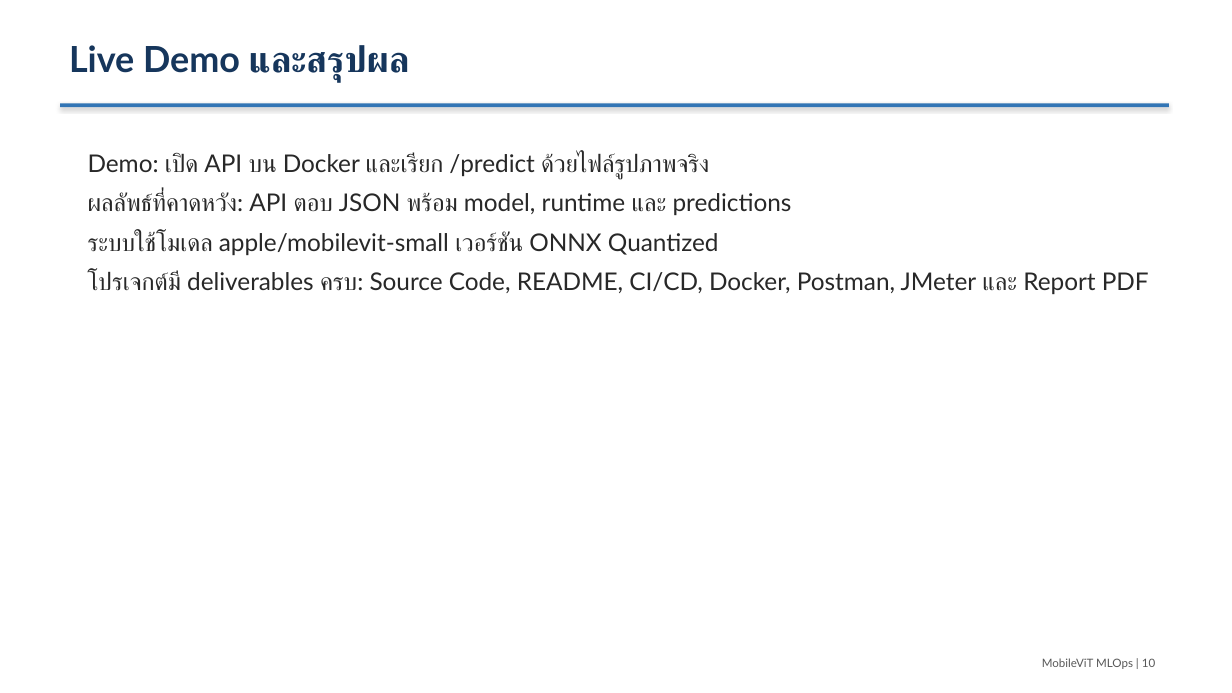
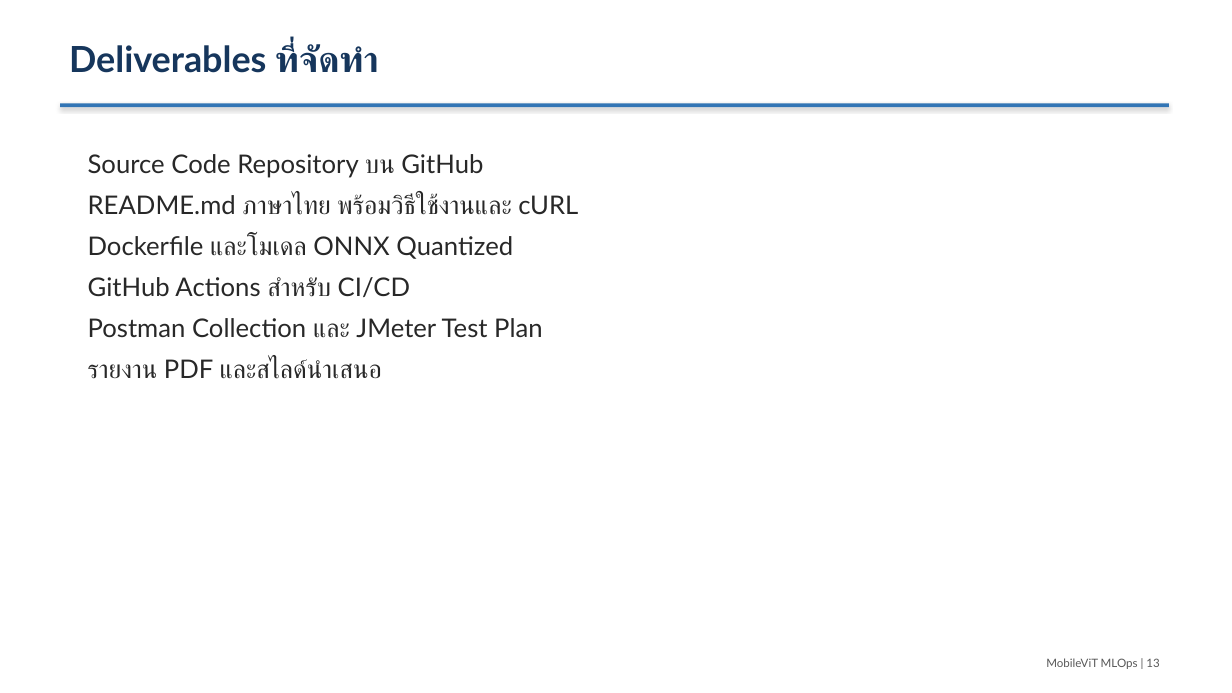
Before and after one commit to Tanasphon/AIE_MLOP_project, a slide deck: slide 13 of presentation/mobilevit_mlops_presentation.pptx (slide 10 before the commit). Drawn at 1232x693 pixels with LibreOffice and Linux fonts; fonts in the diff are those of the drawing. Boxes give left, top, right and bottom in pixels: in the first picture for what was removed or moved away, otherwise in the second. Text is boxed around its words. In the diff, an @@ line names an element or a change of style, - is before the commit and + after.

Commit message:
Enhance presentation workflow slides
Add a clear project step timeline, workflow visuals, and demo image to the Thai presentation deck.

```diff
--- a/presentation/mobilevit_mlops_presentation.pptx
+++ b/presentation/mobilevit_mlops_presentation.pptx
@@ text at (69,44,379,73): text changed @@
-Live Demo และสรุปผล
+Deliverables ที่จัดทำ
@@ text at (88,154,578,379): text changed; size 19 to 20 pt @@
-Demo: เปิด API บน Docker และเรียก /predict ด้วยไฟล์รูปภาพจริง
-ผลลัพธ์ที่คาดหวัง: API ตอบ JSON พร้อม model, runtime และ predictions
-ระบบใช้โมเดล apple/mobilevit-small เวอร์ชัน ONNX Quantized
-โปรเจกต์มี deliverables ครบ: Source Code, README, CI/CD, Docker, Postman, JMeter และ Report PDF
+Source Code Repository บน GitHub
+README.md ภาษาไทย พร้อมวิธีใช้งานและ cURL
+Dockerfile และโมเดล ONNX Quantized
+GitHub Actions สำหรับ CI/CD
+Postman Collection และ JMeter Test Plan
+รายงาน PDF และสไลด์นำเสนอ
@@ text at (1046,658,1159,669): text changed @@
-MobileViT MLOps | 10
+MobileViT MLOps | 13
```
Also in this commit, not shown: 9 other slides changed, 4 slides added, 1 other file.
